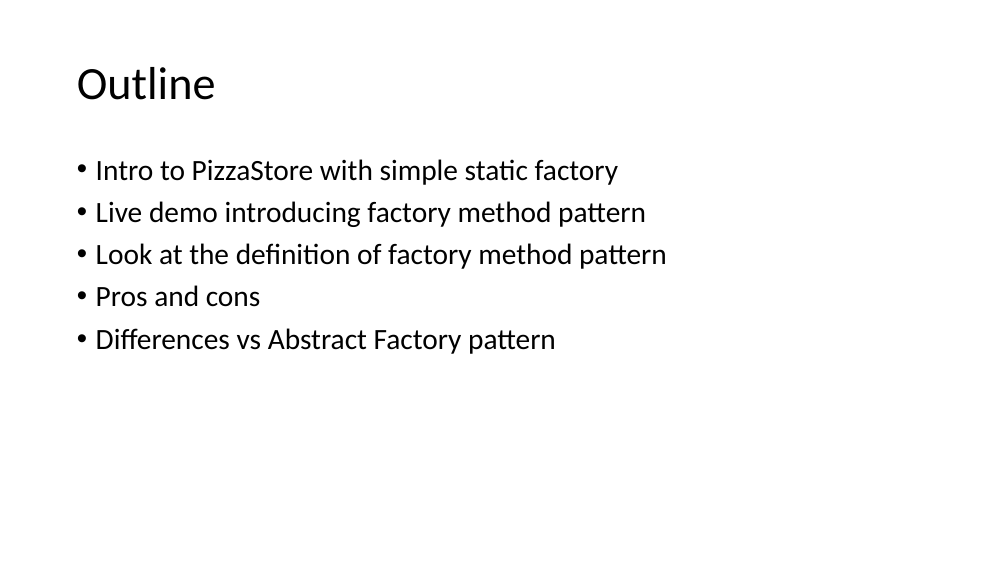
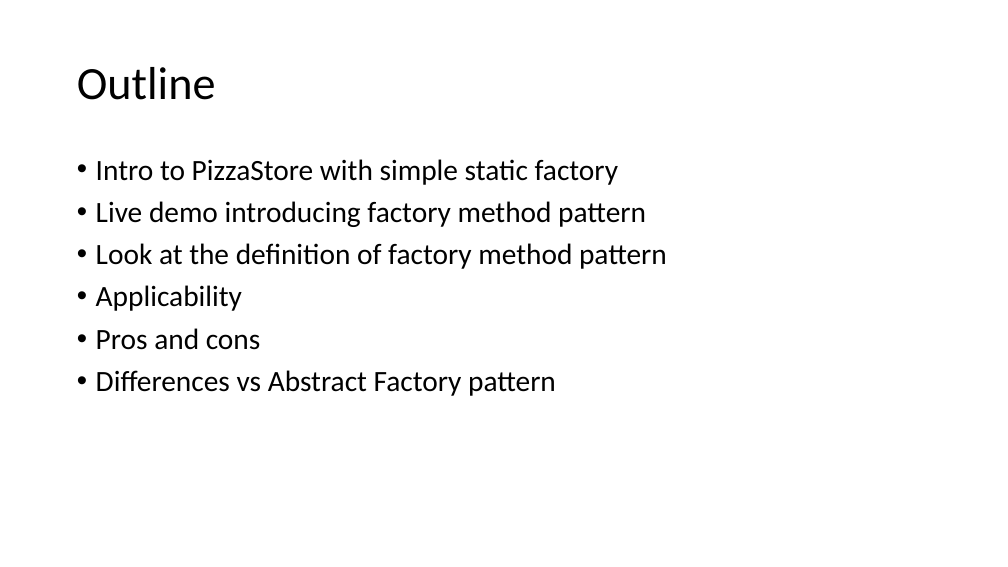
Before and after one commit to crsdrw/patterns, a slide deck: slide 2 of Patterns/docs/Factory Method.pptx. Drawn at 1008x567 pixels with LibreOffice and Linux fonts; fonts in the diff are those of the drawing. Boxes give left, top, right and bottom in pixels: in the first picture for what was removed or moved away, otherwise in the second. Text is boxed around its words. In the diff, an @@ line names an element or a change of style, - is before the commit and + after.

```diff
--- a/Patterns/docs/Factory Method.pptx
+++ b/Patterns/docs/Factory Method.pptx
@@ text at (x1=96, y1=285, x2=242, y2=311): paragraph added @@
+• Applicability
```
Also in this commit, not shown: 3 other slides changed, 1 other file.
